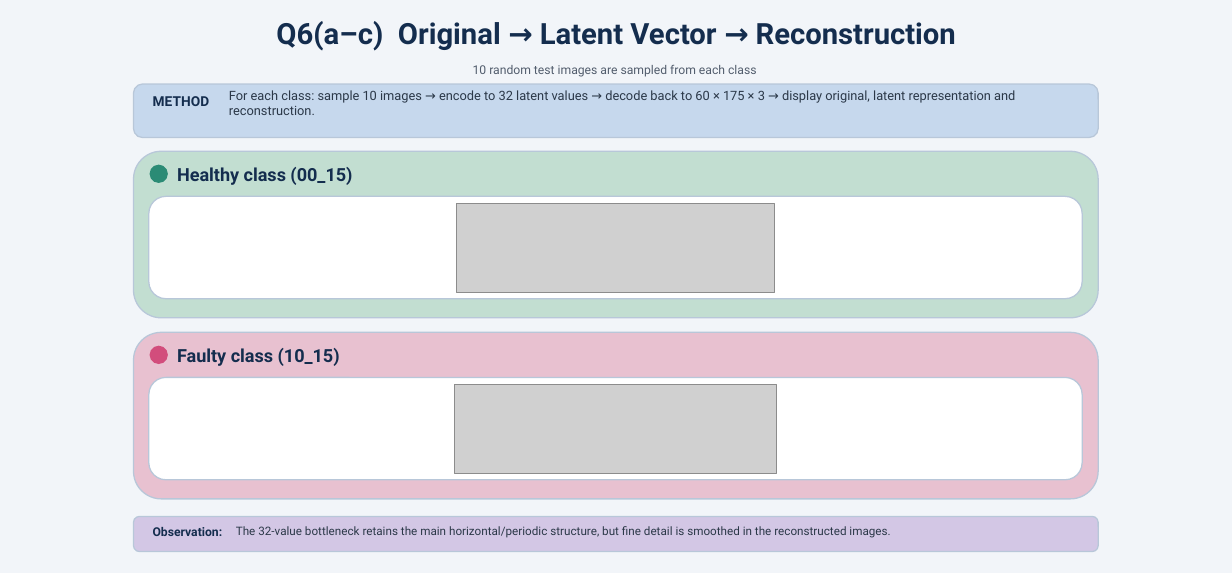
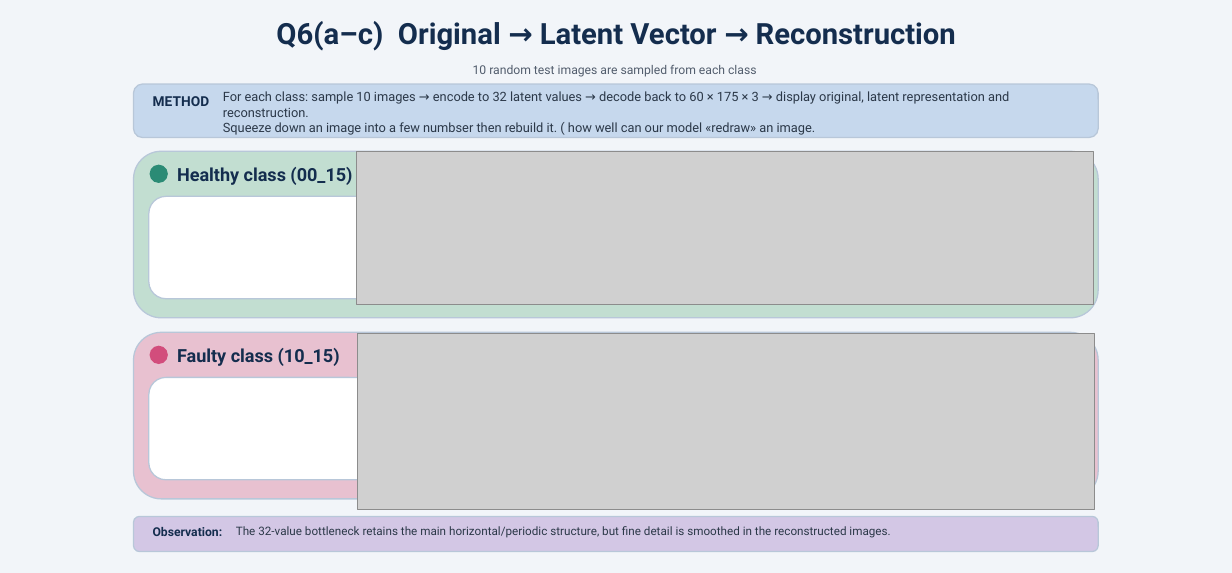
Before and after one commit to hedheddaw-stack/MAS512_Group9, a slide deck: slide 17 of MAS512_assignment1_gr9.pptx. Drawn at 1232x573 pixels with LibreOffice and Linux fonts; fonts in the diff are those of the drawing; grey boxes stand for pictures. Boxes give left, top, right and bottom in pixels: in the first picture for what was removed or moved away, otherwise in the second. Text is boxed around its words. In the diff, an @@ line names an element or a change of style, - is before the commit and + after.

```diff
--- a/MAS512_assignment1_gr9.pptx
+++ b/MAS512_assignment1_gr9.pptx
@@ text at (223, 122, 816, 135): paragraph added @@
+Squeeze down an image into a few numbser then rebuild it. ( how well can our model «redraw» an image.
@@ picture added at (356, 152, 1093, 305) @@
@@ picture removed at (457, 203, 775, 293) @@
@@ picture added at (358, 334, 1095, 510) @@
@@ picture removed at (455, 384, 777, 474) @@
```
Also in this commit, not shown: 8 other slides changed.
